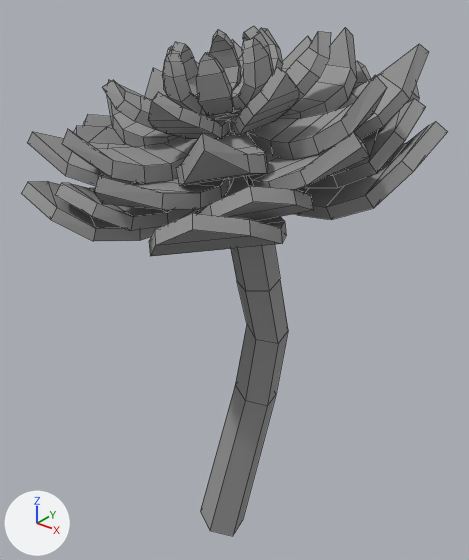
A saved change to the COLLADA model CommunityGarden/CommunityGarden/art.scnassets/AeoniumPlant.dae.
Both versions are drawn from a 50 mm camera at (0.00978, -0.01372, 0.00683) aimed at (-0.00216, 0.00121, -0.00243). The axes (+X, +Y, +Z) are drawn at lower left. The lights are the same throughout. Mesh edges are drawn as thin lines. Where no turn or scale is listed for an object, it has been applied to the vertices.

Before the edit, the objects in view are built like this:
```python
mat_m0defaultmaterial = principled_material('m0DefaultMaterial')
mat_m0defaultmaterial.base_color = (0.319, 0.319, 0.319)  # grey #999999
mat_m0defaultmaterial.roughness = 0.9
me_meshid0_name = bpy.data.meshes.new('meshId0_name')
me_meshid0_name.from_pydata(...)  # 744 vertices, 771 faces; spans x -0.0077..0.0043, y -0.0051..0.0058, z -0.0142..0.0053
me_meshid0_name.materials.append(mat_m0defaultmaterial)  # grey #999999
ob_aeonium_plant = bpy.data.objects.new('aeonium_plant', me_meshid0_name)
ob_aeonium_plant.location = (0.0, 0.0, 0.0)
```
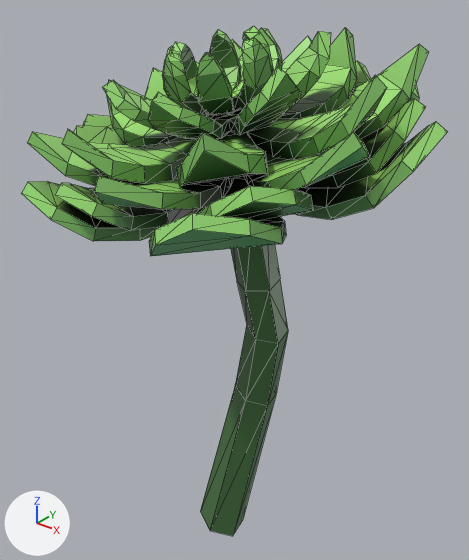
The change, as a diff of the scene's bpy script:
```diff
--- a/CommunityGarden/CommunityGarden/art.scnassets/AeoniumPlant.dae.py
+++ b/CommunityGarden/CommunityGarden/art.scnassets/AeoniumPlant.dae.py
@@ img_aeoniumplanttexture_png @@
+img_aeoniumplanttexture_png = load_image('AeoniumPlantTexture.png', 'AeoniumPlantTexture.png', 512, 512, 'sRGB')
@@ mat_m0defaultmaterial @@
 mat_m0defaultmaterial = principled_material('m0DefaultMaterial')
-mat_m0defaultmaterial.base_color = (0.319, 0.319, 0.319)  # grey #999999
-mat_m0defaultmaterial.roughness = 0.9
+mat_m0defaultmaterial.texture = img_aeoniumplanttexture_png
+mat_m0defaultmaterial.roughness = 0.37
```

Boxes [x1, y1, x2, y2] around the edits, measured in the pictures (469 x 560 px):
'aeonium_plant', surface changed (grey to green): [21, 26, 447, 536] in both
